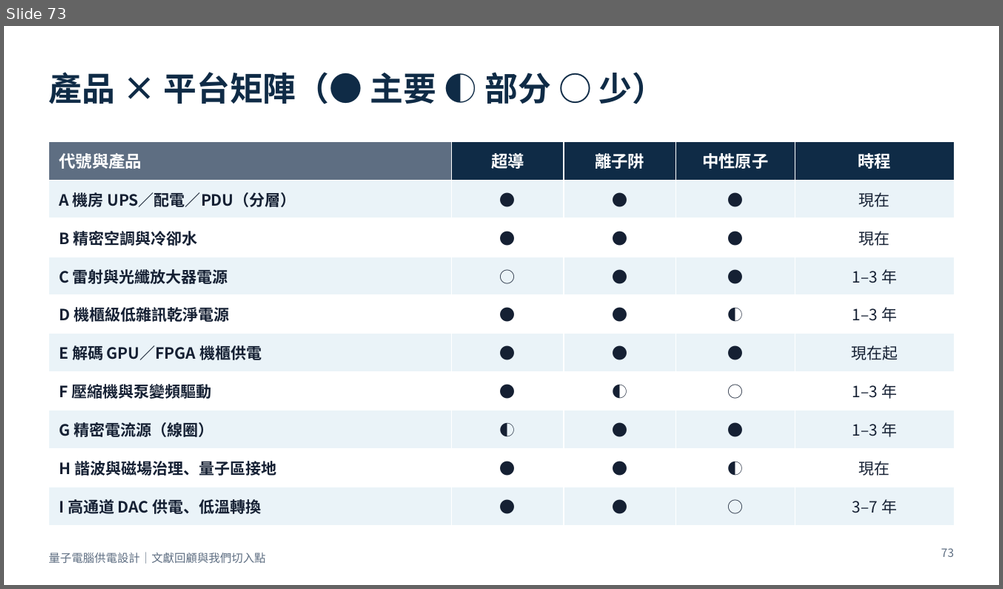
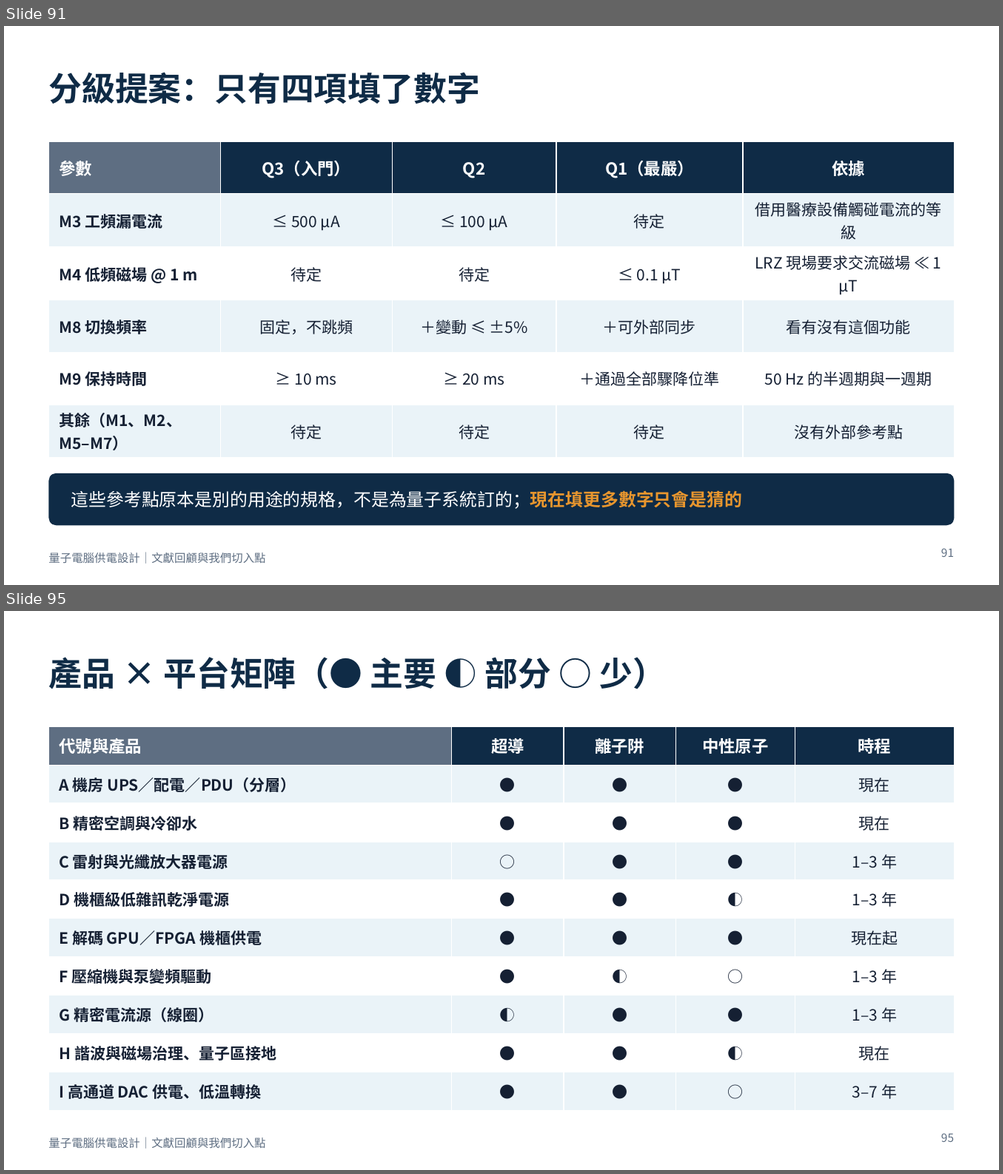
Before and after one commit to pcpcchen-coder/QuantumComputing, a slide deck: slides/output/qc-power-supply.pptx. Shown one above the other, each under a label of ours: slide 73 before the commit, slides 91 and 95 after it; the slides between them are not shown. The pictures are 1003x589 and 1003x1174 pixels, drawn with LibreOffice and Linux fonts; fonts in the diff are those of the drawing. Boxes give left, top, right and bottom in pixels: in the first picture for what was removed or moved away, otherwise in the second. Text is boxed around its words. In the diff, an @@ line names an element or a change of style, - is before the commit and + after.

```diff
--- a/slides/output/qc-power-supply.pptx
+++ b/slides/output/qc-power-supply.pptx
@@ slide 91 added at (4,26,999,585), background #FFFFFF; not listed: 1 template element that a slide beside it also shows @@
@@ title added at (48,72,480,104), 32 pt, text #0F2B46, bold @@
+分級提案：只有四項填了數字
@@ table added at (48,141,954,454), 6 rows, 5 columns @@
+參數 | Q3（入門） | Q2 | Q1（最嚴） | 依據
+M3 工頻漏電流 | ≤ 500 µA | ≤ 100 µA | 待定 | 借用醫療設備觸碰電流的等級
+M4 低頻磁場 @ 1 m | 待定 | 待定 | ≤ 0.1 µT | LRZ 現場要求交流磁場 ≪ 1 µT
+M8 切換頻率 | 固定，不跳頻 | ＋變動 ≤ ±5% | ＋可外部同步 | 看有沒有這個功能
+M9 保持時間 | ≥ 10 ms | ≥ 20 ms | ＋通過全部驟降位準 | 50 Hz 的半週期與一週期
+其餘（M1、M2、M5–M7） | 待定 | 待定 | 待定 | 沒有外部參考點
@@ rounded rectangle added at (48,474,954,526), fill #0F2B46 @@
@@ text added at (71,491,742,509), 17 pt, text #FFFFFF @@
+這些參考點原本是別的用途的規格，不是為量子系統訂的；現在填更多數字只會是猜的
@@ page number added at (941,548,953,557), 11 pt, text #5E6E82 @@
+91
@@ what was slide 73 is now slide 95 @@
@@ page number at (941,1133,953,1142): text changed @@
-73
+95
```
Also in this commit, not shown: 1 slide changed, 21 other slides added, 4 other files.
